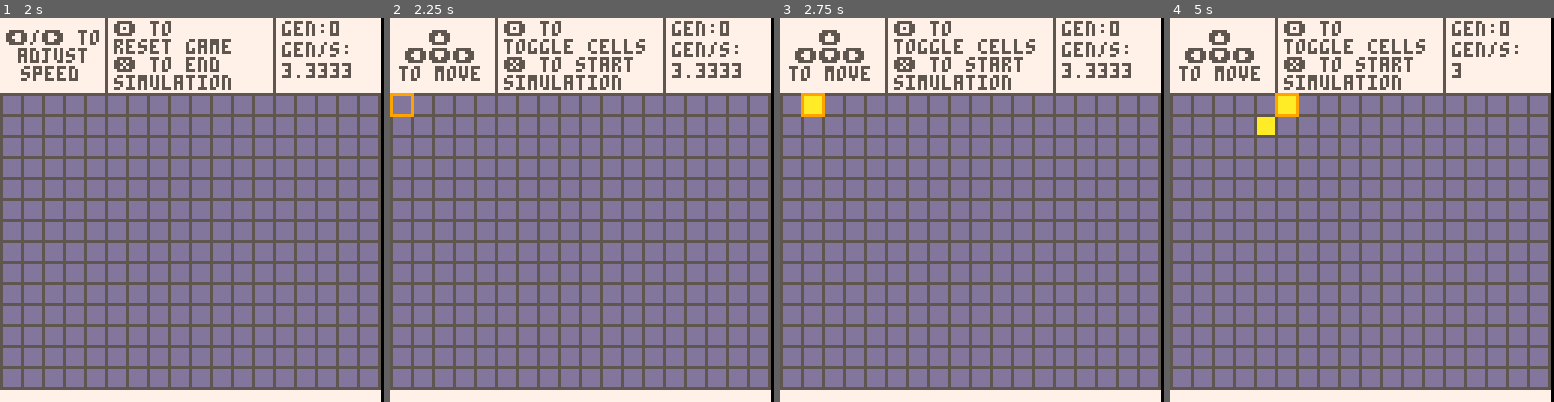
Above: before the commit, frames 1-4 (left to right).
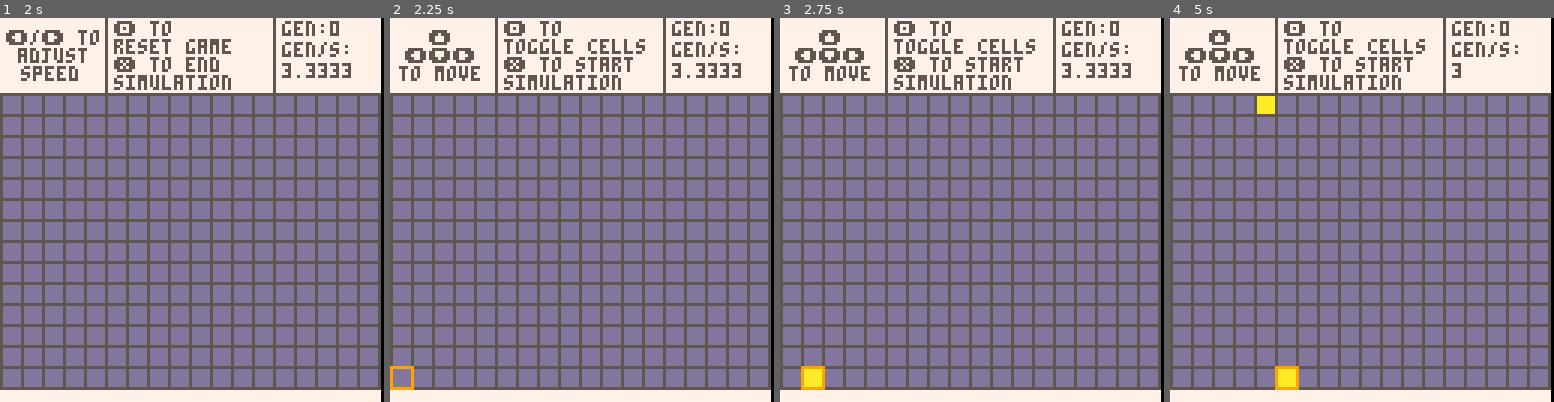
Above: after the commit, the same moments.

Repository: josiahhsu/github-pages
Game: PICO-8 cartridge Pico-8/gameoflife.p8
Two runs of this game, one before a commit and one after it. Both use one fixed random seed, a clock stepped at 60 frames per second and the inputs below.
Inputs:
- Up to frame 1 (2 s): tap X (X key) at 0.33, 1.07, 1.85 s; tap O (Z key) at 0.7, 1.7 s; hold Right from 1.6 s (still down)
- Up to frame 2 (2.25 s): release Right at 2.1 s; tap O (Z key) at 2.1 s; hold Up from 2.15 s (still down)
- Up to frame 3 (2.75 s): release Up at 2.42 s; hold Right from 2.47 s (still down); tap O (Z key) at 2.5 s
- Up to frame 4 (5 s): tap O (Z key) every 0.4 s from 2.9 to 4.9 s; tap X (X key) at 2.97, 4.08 s; release Right at 3.03 s; hold Left 3.08-3.58 s; hold Down 3.63-3.97 s; hold Right 4.02-4.68 s; hold Up from 4.73 s (still down)

Frame 1 is identical in both runs. In frame 2, 0.3% of the frame differs, in the area x 0-7%, y 19-97%; in frame 3, 0.8%; in frame 4, 1.2%, in the area x 22-34%, y 19-97%.

Commit message:
Remove bounds checks, allow grid wraparound
Required changing from 1-based indexing to 0-based so that mod could be used. Pico-8 uses 1-based indexing by default for arrays, but since I'm explicitly assigning by index it can use 0-based, which is more convenient here.

Diff:
--- a/Pico-8/gameoflife.p8
+++ b/Pico-8/gameoflife.p8
@@ -10,7 +10,7 @@
 	grid = make_grid()
 
 	// player position
-	px,py = 1,1
+	px,py = 0,0
 
 	t = 0
 	dur = 10
@@ -47,9 +47,8 @@
 		local x,y,cnt=cell.x,cell.y,0
 		for i = x-1,x+1 do
 			for j = y-1,y+1 do
-				if in_bounds(i,j) and
-				   not (i == x and j == y) and
-				   grid[i][j].live then
+				if not (i == x and j == y) and
+				   grid[i%m][j%n].live then
 					cnt += 1
 				end
 			end
@@ -73,9 +72,9 @@
 function make_grid()
 	//makes grid of cells
 	local grid = {}
-	for i = 1, m do
+	for i = 0,m-1 do
 		grid[i] = {}
-		for j = 1, n do
+		for j = 0,n-1 do
 			grid[i][j] = make_cell(i,j)
 		end
 	end
@@ -113,61 +112,26 @@
 end
 
 function move_horz(dx)
-	if in_bounds_x(px+dx) then
-		px += dx
-	end
+	px = (px+dx)%m
 end
 
 function move_vert(dy)
-	if in_bounds_y(py+dy) then
-		py += dy
-	end
-end
-
-function in_range(s,e,v)
-	return s <= v and v <= e
-end
-
-function in_bounds_x(x)
-	return in_range(1,m,x)
-end
-
-function in_bounds_y(y)
-	return in_range(1,n,y)
-end
-
-function in_bounds(x,y)
-	return in_bounds_x(x) and
-	       in_bounds_y(y)
-end
-
-// wrappers for cell functions.
-// only perform function if
-// position is in bounds.
-function cell_do(x,y,f)
-	if in_bounds(x,y) then
-		f(x,y)
-	end
-end
-
-function cell_do_area(a,f)
-	local x1,x2,y1,y2 = unpack(a)
-	for i=x1,x2 do
-		for j=y1,y2 do
-			cell_do(i,j,f)
-		end
-	end
+	py = (py+dy)%n
 end
 
 function cell_do_all(f)
-	cell_do_area({1,m,1,n},f)
+	for i=0,m-1 do
+		for j=0,n-1 do
+			f(i,j)
+		end
+	end
 end
 
 -->8
 function coords(x,y)
 	//translates value to partial
 	//position on grid
-	return (x-1)*7,y*7+18
+	return x*7,(y+1)*7+18
 end
 
 function draw_stats()
